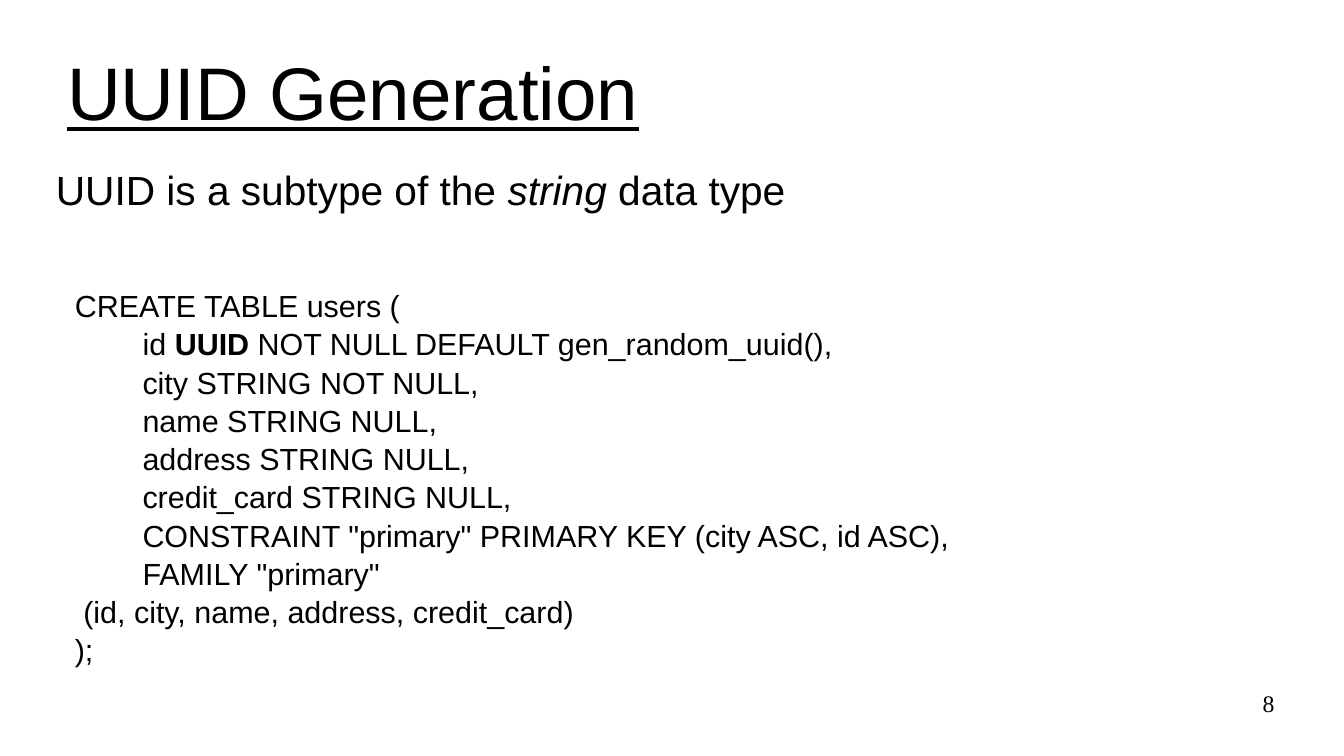
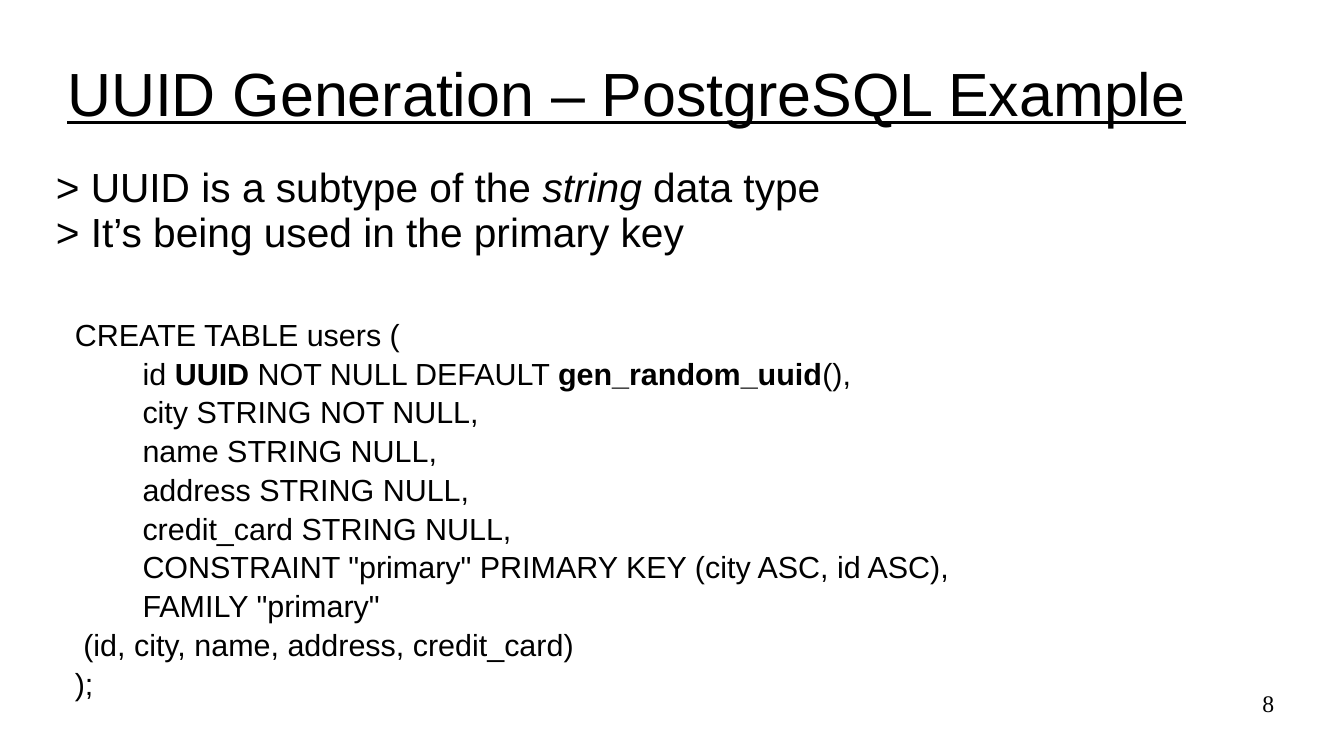
Before and after one commit to UVADS/distributed_computing, a slide deck: slide 8 of 03_dataframes_and_spark_sql/design_unique_id_generator.ppt. Drawn at 1344x756 pixels with LibreOffice and Linux fonts; fonts in the diff are those of the drawing. Boxes give left, top, right and bottom in pixels: in the first picture for what was removed or moved away, otherwise in the second. Text is boxed around its words. In the diff, an @@ line names an element or a change of style, - is before the commit and + after.

```diff
--- a/03_dataframes_and_spark_sql/design_unique_id_generator.ppt
+++ b/03_dataframes_and_spark_sql/design_unique_id_generator.ppt
@@ title at box(67, 71, 1185, 127): text changed; size 44 to 36 pt @@
-UUID Generation
+UUID Generation – PostgreSQL Example
@@ text at box(91, 172, 820, 255): text changed @@
-UUID is a subtype of the string data type
+> UUID is a subtype of the string data type
+> It’s being used in the primary key
@@ text "CREATE TABLE users (": place and size @@
-text "CREATE TABLE users (" at box(75, 295, 949, 629)
+text "CREATE TABLE users (" at box(75, 324, 949, 662)
@@ text "CREATE TABLE users (" at box(75, 324, 949, 662): bold on in "gen_random_uuid()," @@
```
Also in this commit, not shown: 3 other slides changed, 1 other file.
